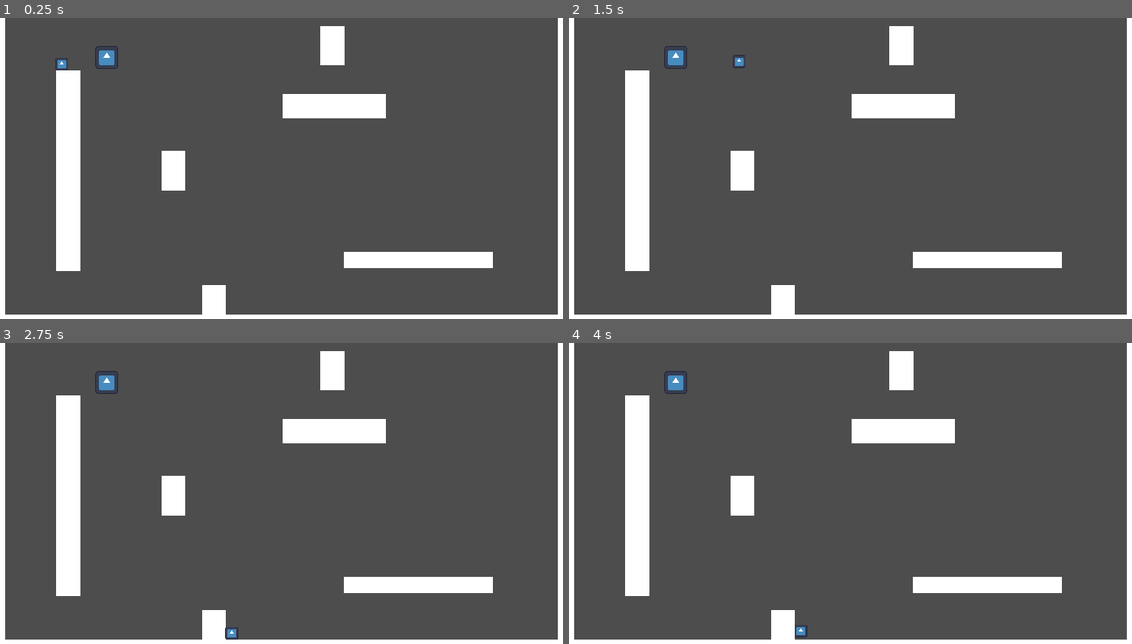
Above: before the commit, frames 1-4 (two rows, left to right).
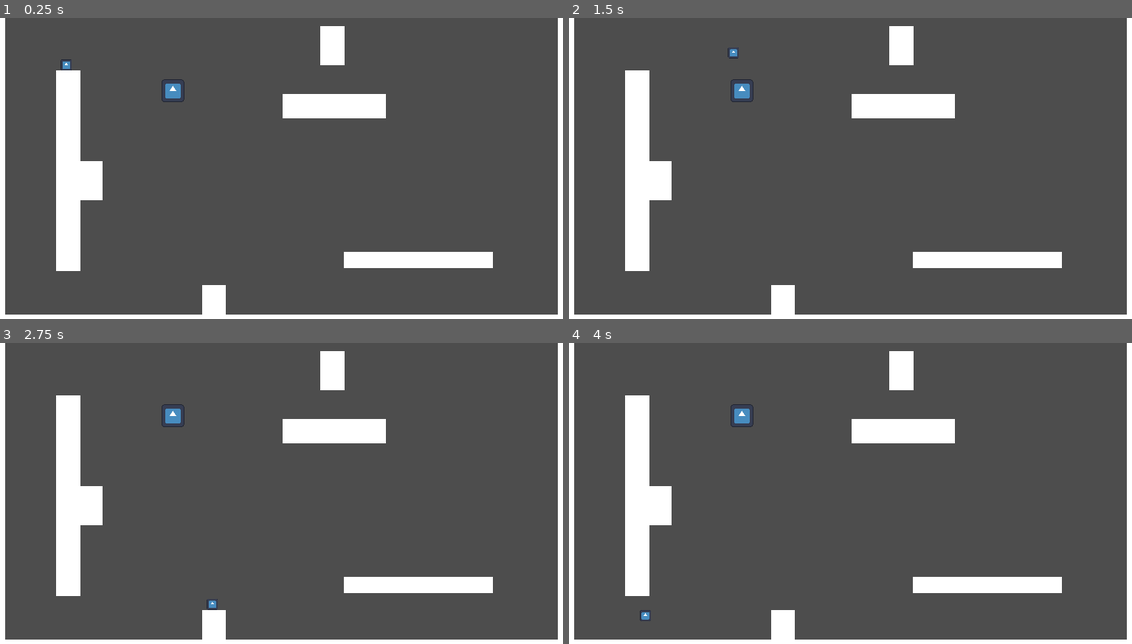
Above: after the commit, the same moments.

Repository: ReusableChopsticks/Platformer2024
Game: Godot game, scene res://scenes/levels/level_2.tscn
The game is run twice, just before and just after one commit, with the same random seed, the same clock (stepped at 60 frames per second) and the same inputs. This scene is started directly instead of the project's main scene. The engine's default icon, where the game draws it, is replaced by a stand-in: a white triangle on a blue panel in a dark square.
Inputs:
- Up to frame 1 (0.25 s): no input
- Up to frame 2 (1.5 s): tap Enter at 0.5 s; hold Right (right) from 0.53 s (still down); tap Z (dash) at 0.6, 1.35 s; tap Space (jump) at 0.77, 1.25 s
- Up to frame 3 (2.75 s): tap Space (jump) at 1.52 s; release Right (right) at 2.03 s; hold A (left) from 2.03 s (still down); tap Z (dash) at 2.1 s
- Up to frame 4 (4 s): keep holding A (left); tap Enter at 2.75 s; tap Z (dash) at 2.85, 3.6 s; tap Space (jump) at 3.02, 3.77 s

The runs differ from the first frame. In frame 1, 1.5% of the frame differs, in the area x 9-33%, y 9-61%; in frame 2, 1.5%; in frame 3, 1.5%; in frame 4, 1.5%, in the area x 12-43%, y 9-98%.

Commit message:
fixed not updating player ref in PlayerState

Diff:
--- a/project.godot
+++ b/project.godot
@@ -11,7 +11,7 @@
 [application]
 
 config/name="Platformer2024"
-run/main_scene="res://scenes/levels/level.tscn"
+run/main_scene="res://scenes/levels/manager/level_manager.tscn"
 config/features=PackedStringArray("4.2", "Forward Plus")
 config/icon="res://icon.svg"
 
--- a/scenes/level_manager.gd
+++ /dev/null
@@ -1,27 +0,0 @@
-extends Node
-
-@export var levels: Array[String]
-@export var completed_levels: Array[bool]
-var levels_file_path: String = "res://scenes/levels/"
-var current_level_num: int = 0
-var current_level: Level
-
-func load_current_level():
-	## TODO: for now, we loop back around to the start on the last level
-	if current_level_num >= levels.size():
-		print("LAST LEVEL REACHED: LOOPING BACK TO THE FIRST LEVEL")
-		current_level_num = 0
-	current_level = load("%s%s.tscn" % [levels_file_path, levels[current_level_num]]).instantiate()
-
-
-func _ready():
-	load_current_level()
-	add_child(current_level)
-	current_level.level_completed.connect(on_level_completed)
-
-func on_level_completed(name):
-	print(name)
-	remove_child(current_level)
-	current_level_num += 1
-	load_current_level()
-	add_child(current_level)
--- a/scenes/level_manager.tscn
+++ /dev/null
@@ -1,7 +0,0 @@
-[gd_scene load_steps=2 format=3 uid="uid://kk64sujkdhrk"]
-
-[ext_resource type="Script" path="res://scenes/level_manager.gd" id="1_qejvj"]
-
-[node name="LevelManager" type="Node"]
-script = ExtResource("1_qejvj")
-levels = Array[String](["level_1", "level_2"])
--- a/scenes/levels/Goal.gd
+++ /dev/null
@@ -1,7 +0,0 @@
-extends Area2D
-
-@onready var level: Level = $".."
-
-func _on_body_entered(body):
-	print("GOAL REACHED")
-	level.level_completed.emit(level.name.to_lower())
--- /dev/null
+++ b/scenes/levels/components/Goal.gd
@@ -0,0 +1,8 @@
+extends Area2D
+
+@onready var level: Level = get_parent()
+
+func _on_body_entered(body):
+	if body is PlayerCharacter:
+		var level_name = level.name.to_lower()
+		level.level_completed.emit(level_name)
--- /dev/null
+++ b/scenes/levels/components/goal.tscn
@@ -0,0 +1,20 @@
+[gd_scene load_steps=4 format=3 uid="uid://bwivbymq2yfw2"]
+
+[ext_resource type="Script" path="res://scenes/levels/components/Goal.gd" id="1_k8xd8"]
+[ext_resource type="Texture2D" uid="uid://cld0i6eyjjmi6" path="res://icon.svg" id="2_uel6p"]
+
+[sub_resource type="RectangleShape2D" id="RectangleShape2D_nlwd8"]
+
+[node name="Goal" type="Area2D"]
+scale = Vector2(2, 2)
+script = ExtResource("1_k8xd8")
+metadata/_edit_group_ = true
+
+[node name="Sprite2D" type="Sprite2D" parent="."]
+scale = Vector2(0.171875, 0.171875)
+texture = ExtResource("2_uel6p")
+
+[node name="CollisionShape2D" type="CollisionShape2D" parent="."]
+shape = SubResource("RectangleShape2D_nlwd8")
+
+[connection signal="body_entered" from="." to="." method="_on_body_entered"]
--- a/scenes/levels/level.tscn
+++ b/scenes/levels/level.tscn
@@ -1,12 +1,9 @@
-[gd_scene load_steps=7 format=3 uid="uid://bqmxrctqjmthf"]
+[gd_scene load_steps=5 format=3 uid="uid://bqmxrctqjmthf"]
 
 [ext_resource type="PackedScene" uid="uid://cy75l1ckrifj7" path="res://scenes/environment/wall.tscn" id="1_4wkx7"]
 [ext_resource type="Script" path="res://scenes/levels/level.gd" id="1_g84wr"]
 [ext_resource type="PackedScene" uid="uid://ci5j8awqi3j8v" path="res://scenes/player/player.tscn" id="2_caiss"]
-[ext_resource type="Script" path="res://scenes/levels/Goal.gd" id="4_hh235"]
-[ext_resource type="Texture2D" uid="uid://cld0i6eyjjmi6" path="res://icon.svg" id="5_pg7c7"]
-
-[sub_resource type="RectangleShape2D" id="RectangleShape2D_nlwd8"]
+[ext_resource type="PackedScene" uid="uid://bwivbymq2yfw2" path="res://scenes/levels/components/goal.tscn" id="3_e5pfq"]
 
 [node name="Level" type="Node2D"]
 script = ExtResource("1_g84wr")
@@ -46,21 +43,8 @@
 position = Vector2(155, 298)
 scale = Vector2(-0.208567, 1.73989)
 
+[node name="Goal" parent="." instance=ExtResource("3_e5pfq")]
+position = Vector2(359, 142)
+
 [node name="Player" parent="." instance=ExtResource("2_caiss")]
-position = Vector2(142, 52)
-scale = Vector2(0.193888, 0.193888)
-
-[node name="Goal" type="Area2D" parent="."]
-position = Vector2(230, 77)
-scale = Vector2(2.00513, 2.00513)
-script = ExtResource("4_hh235")
-metadata/_edit_group_ = true
-
-[node name="Sprite2D" type="Sprite2D" parent="Goal"]
-scale = Vector2(0.171875, 0.171875)
-texture = ExtResource("5_pg7c7")
-
-[node name="CollisionShape2D" type="CollisionShape2D" parent="Goal"]
-shape = SubResource("RectangleShape2D_nlwd8")
-
-[connection signal="body_entered" from="Goal" to="Goal" method="_on_body_entered"]
+position = Vector2(151, 64)
--- a/scenes/levels/level_2.tscn
+++ b/scenes/levels/level_2.tscn
@@ -6,5 +6,5 @@
 [node name="Level_2" instance=ExtResource("1_oks40")]
 
 [node name="RigidBody2D10" parent="." index="5" instance=ExtResource("1_og5o5")]
-position = Vector2(360, 298)
+position = Vector2(198, 317)
 scale = Vector2(-0.208567, -0.340107)
--- /dev/null
+++ b/scenes/levels/manager/level_manager.gd
@@ -0,0 +1,34 @@
+extends Node
+class_name LevelManager
+
+## Array of the file names of each level scene (without file extension)
+@export var levels: Array[String]
+var levels_file_path: String = "res://scenes/levels/"
+## The index of the level the player is currently on
+var current_level_num: int = 0
+## The level the player is currently on
+var current_level: Level
+
+func load_current_level():
+	if current_level:
+		current_level.queue_free()
+
+	## for now, we loop back around to the start on the last level
+	if current_level_num >= levels.size():
+		print("LAST LEVEL REACHED: LOOPING BACK TO THE FIRST LEVEL")
+		current_level_num = 0
+
+	var level_path = "%s%s.tscn" % [levels_file_path, levels[current_level_num]]
+	current_level = load(level_path).instantiate()
+	current_level.level_completed.connect(on_level_completed)
+	add_child(current_level)
+	#get_tree().change_scene_to_file(level_path)
+
+
+func _ready():
+	load_current_level()
+
+func on_level_completed(level_name):
+	print("Just completed level: %s" % level_name)
+	current_level_num += 1
+	call_deferred("load_current_level")
--- /dev/null
+++ b/scenes/levels/manager/level_manager.tscn
@@ -0,0 +1,7 @@
+[gd_scene load_steps=2 format=3 uid="uid://kk64sujkdhrk"]
+
+[ext_resource type="Script" path="res://scenes/levels/manager/level_manager.gd" id="1_qejvj"]
+
+[node name="LevelManager" type="Node"]
+script = ExtResource("1_qejvj")
+levels = Array[String](["level_1", "level_2"])
--- a/scenes/player/PlayerState.gd
+++ b/scenes/player/PlayerState.gd
@@ -5,9 +5,11 @@
 
 # We store common variables and functions in here for convenience
 
-@onready var player: PlayerCharacter = get_tree().get_nodes_in_group("Player")[0]
+#@onready var player: PlayerCharacter = get_tree().get_nodes_in_group("Player")[0]
+@onready var player: PlayerCharacter = get_parent().get_parent()
 
-
+func _ready():
+	player = get_parent().get_parent()
 
 # following the kinematics formula: next_v = curr_v + accel * delta_time * mult
 # clamps to max fall speed
--- a/scenes/player/PlayerWallJumpState.gd
+++ b/scenes/player/PlayerWallJumpState.gd
@@ -22,5 +22,5 @@
 	player.velocity.y = wall_jump_vel - (player.move_speed * wall_jump_vel_speed_mult)
 	player.velocity.x = player.move_speed * player.get_wall_normal().x
 
-func physics_update(delta: float):
+func physics_update(_delta: float):
 	player.move_and_slide()
--- a/scenes/player/player.gd
+++ b/scenes/player/player.gd
@@ -84,7 +84,7 @@
 	calculate_forces()
 
 # Called every frame. 'delta' is the elapsed time since the previous frame.
-func _physics_process(delta):
+func _physics_process(_delta):
 	# Handle resetting timers
 	if Input.is_action_just_pressed("jump"):
 		jump_buffer_timer.start()
--- a/scenes/player/player.tscn
+++ b/scenes/player/player.tscn
@@ -20,6 +20,7 @@
 size = Vector2(118, 123)
 
 [node name="Player" type="CharacterBody2D" groups=["Player"]]
+scale = Vector2(0.168185, 0.168185)
 safe_margin = 0.2
 script = ExtResource("1_a62lr")
 gravity = 1500.0
Not shown, added: scenes/levels/manager/lev2A88.tmp
